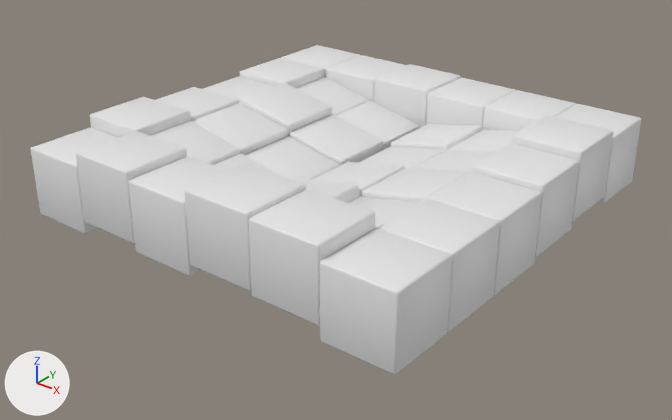
An edit to the FBX model Assets/Modelos/Trampas/trampilla piso 1.fbx, drawn before and after from the same camera.
Rendered twice from a 50 mm camera at (7.41, -9.47, 5.09) aimed at (0.09, -0.32, -0.58). The axes (+X, +Y, +Z) are drawn at lower left. The lights are the same throughout. Where no turn or scale is listed for an object, it has been applied to the vertices.

In view in the first picture: '4x4 a', '4x4 a.001', '6x6 a'.
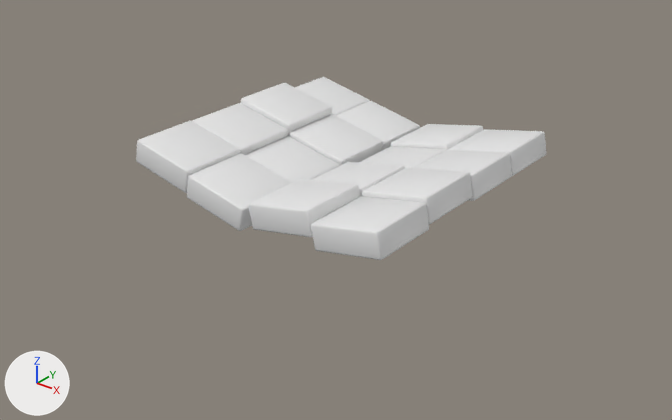
Location of each change, [x1, y1, x2, y2] in pixels of the pictures (672 x 420 px):
'6x6 a', deleted: before [31, 45, 641, 375]

The edits, one by one:
Object '6x6 a' (ob_6x6_a) is deleted.
